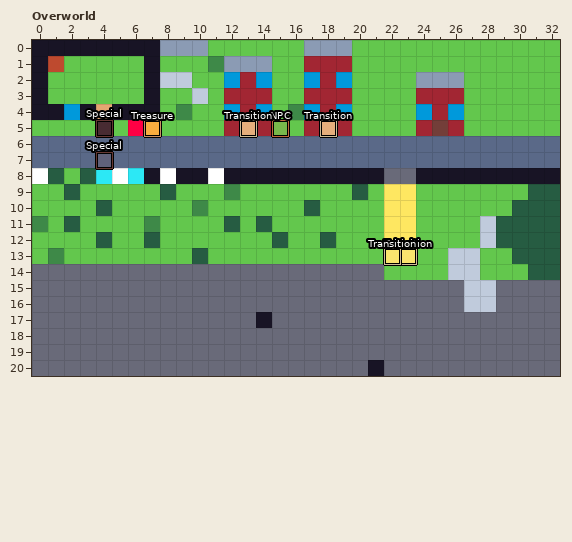
An edit to a level. LDtk project, maps.ldtk. The first picture shows the starting point.
Cells are 16x16 px. Shown: Overworld x 0..32, y 0..20. The commit also changed other parts of the map, which this record leaves out.
The same view after the edit:
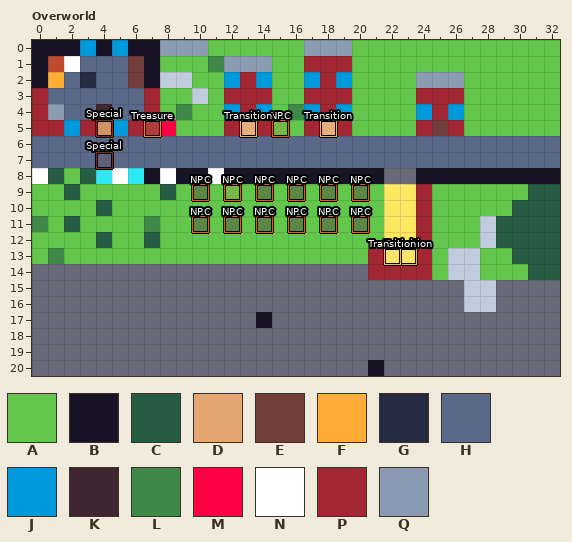
Key: from "Tiles": A 1 "grass", B 2 "wall", C 4 "tree", D 5 "door", E 6 "gate", F 8 "treasure", G 10 "stairs_up", H 11 "floor", J 12 "window", K 16 "bridge", L 18 "grass2", M 20 "mailbox", N 22 "streetlight", P 23 "brick", Q 24 "cornice".
_ is an empty cell.
Objects are placed by their top-left corner, in cells (3,4 is the top-left corner of cell 3,4); size is 1x1 cell unless given.
The exact change:
Layer "Tiles":
Tile A replaces tile C in row 10 at x 17; in row 12 at x 15 and 18; in row 13 at x 10.
Tile A replaces tile L in row 9 at x 12; in row 10 at x 10.
Tile D replaces tile K in row 5 at x 4.
Tile E replaces tile A in rows 1 to 2 at x 6.
Tile F replaces tile A in row 2 at x 1.
Tile G replaces tile A in row 2 at x 3.
Tile H replaces tile A in row 1 at x 3 to 5; in row 2 at x 2 and 4 to 5; in row 3 at x 1 to 6.
Tile H replaces tile B in row 4 at x 3 and 5 to 6.
Tile H replaces tile J in row 4 at x 2.
Tile J replaces tile A in row 5 at x 2 and 5.
Tile J replaces tile B in row 0 at x 3 and 5.
Tile K replaces tile D in row 4 at x 4.
Tile L replaces tile A in row 9 at x 10, 14, 16 and 18; in row 11 at x 10, 16, 18 and 20.
Tile L replaces tile C in row 9 at x 20; in row 11 at x 12 and 14.
Tile M replaces tile A in row 5 at x 8.
Tile N replaces tile A in row 1 at x 2.
Tile P replaces tile A in row 5 at x 0 to 1 and 3; in rows 9 to 12 at x 24; in row 13 at x 21 and 24; in row 14 at x 22 to 24.
Tile P replaces tile B in rows 3 to 4 at x 0 and 7.
Tile P replaces tile F in row 5 at x 7.
Tile P replaces tile M in row 5 at x 6.
Tile P is added in row 14 at x 21.
Tile Q replaces tile B in row 4 at x 1.
Layer "Entities":
A new object: "NPC" rectangle at 12,9.
A new object: "NPC" rectangle at 14,9.
A new object: "NPC" rectangle at 16,9.
A new object: "NPC" rectangle at 10,11.
A new object: "NPC" rectangle at 12,11.
A new object: "NPC" rectangle at 14,11.
A new object: "NPC" rectangle at 16,11.
A new object: "NPC" rectangle at 18,11.
A new object: "NPC" rectangle at 20,11.
A new object: "NPC" rectangle at 10,9.
A new object: "NPC" rectangle at 18,9.
A new object: "NPC" rectangle at 20,9.
